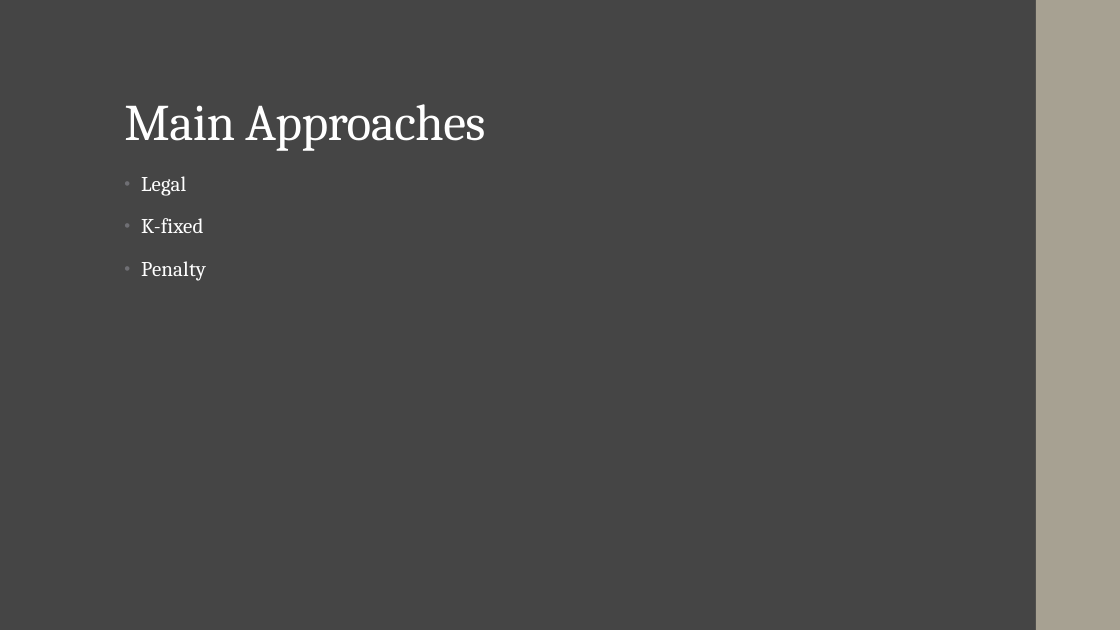
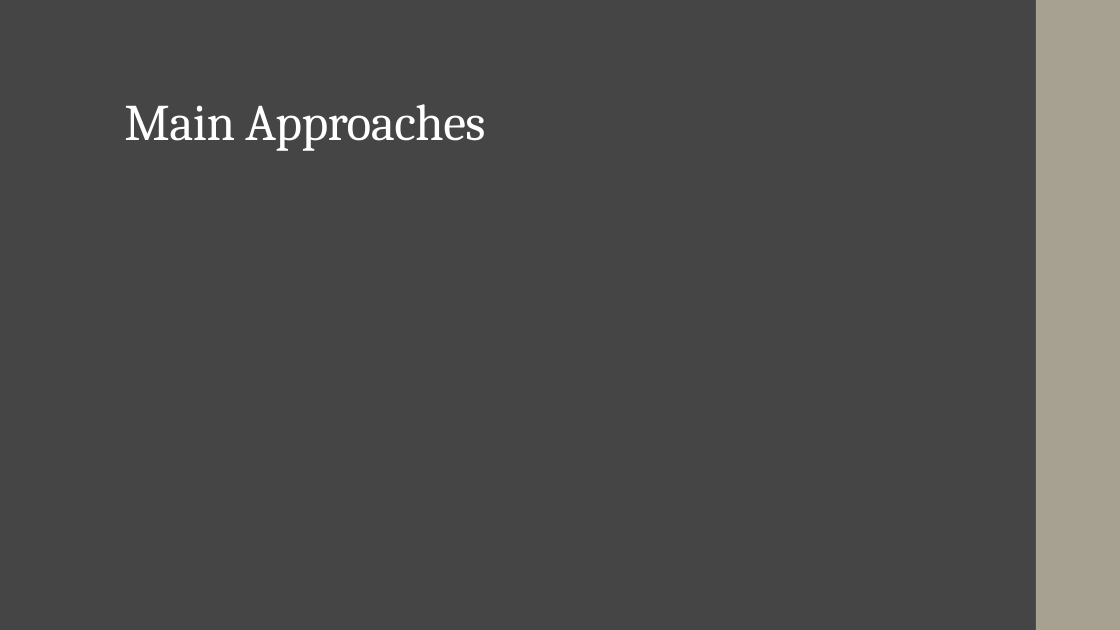
Before and after one commit to jwhowes/project, a slide deck: slide 12 of Presentation_1.pptx. Drawn at 1120x630 pixels with LibreOffice and Linux fonts; fonts in the diff are those of the drawing; grey boxes stand for pictures. Boxes give left, top, right and bottom in pixels: in the first picture for what was removed or moved away, otherwise in the second. Text is boxed around its words. In the diff, an @@ line names an element or a change of style, - is before the commit and + after.

```diff
--- a/Presentation_1.pptx
+++ b/Presentation_1.pptx
@@ text removed at (x1=141, y1=176, x2=206, y2=281) @@
-• Legal
-• K-fixed
-• Penalty
```
Also in this commit, not shown: 2 other slides changed, 1 slide added, 2 slides removed.
